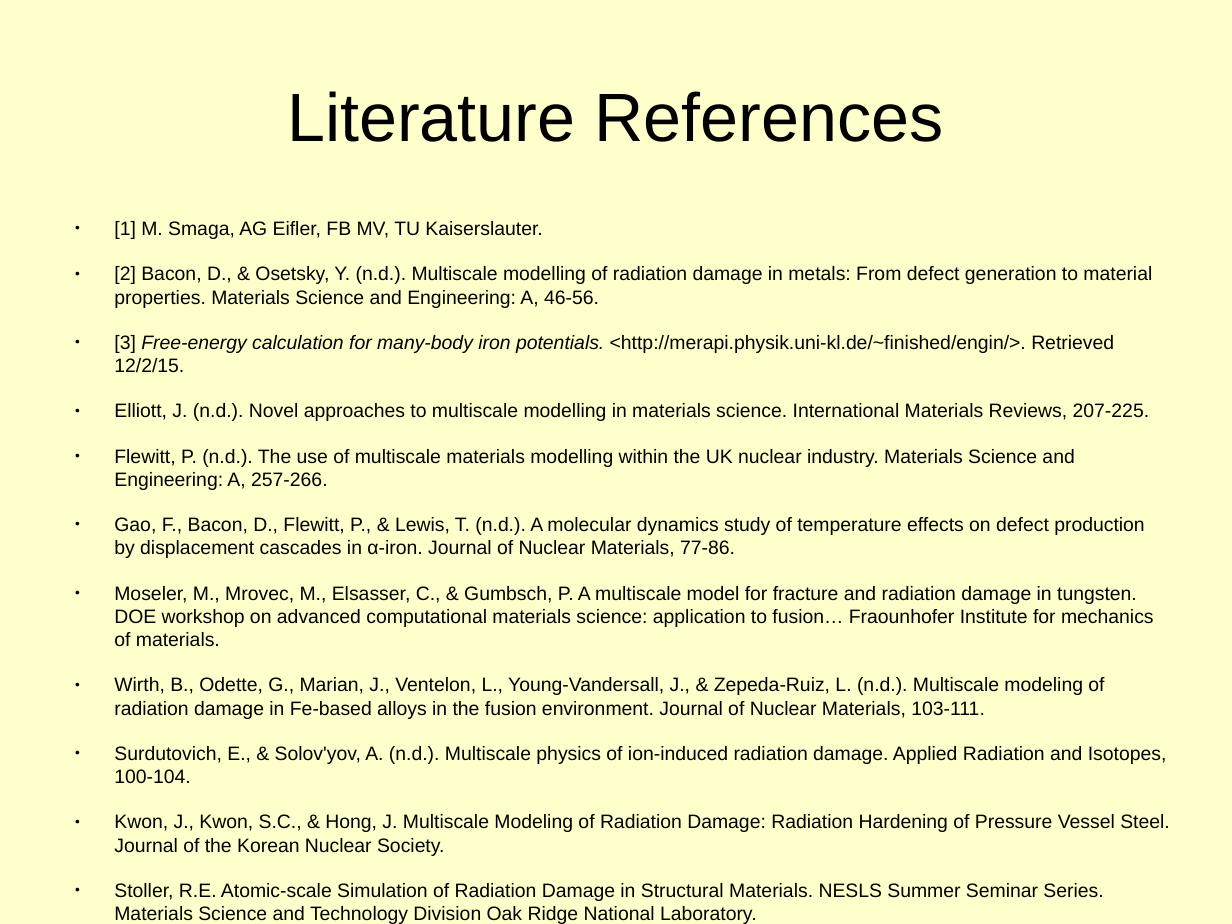
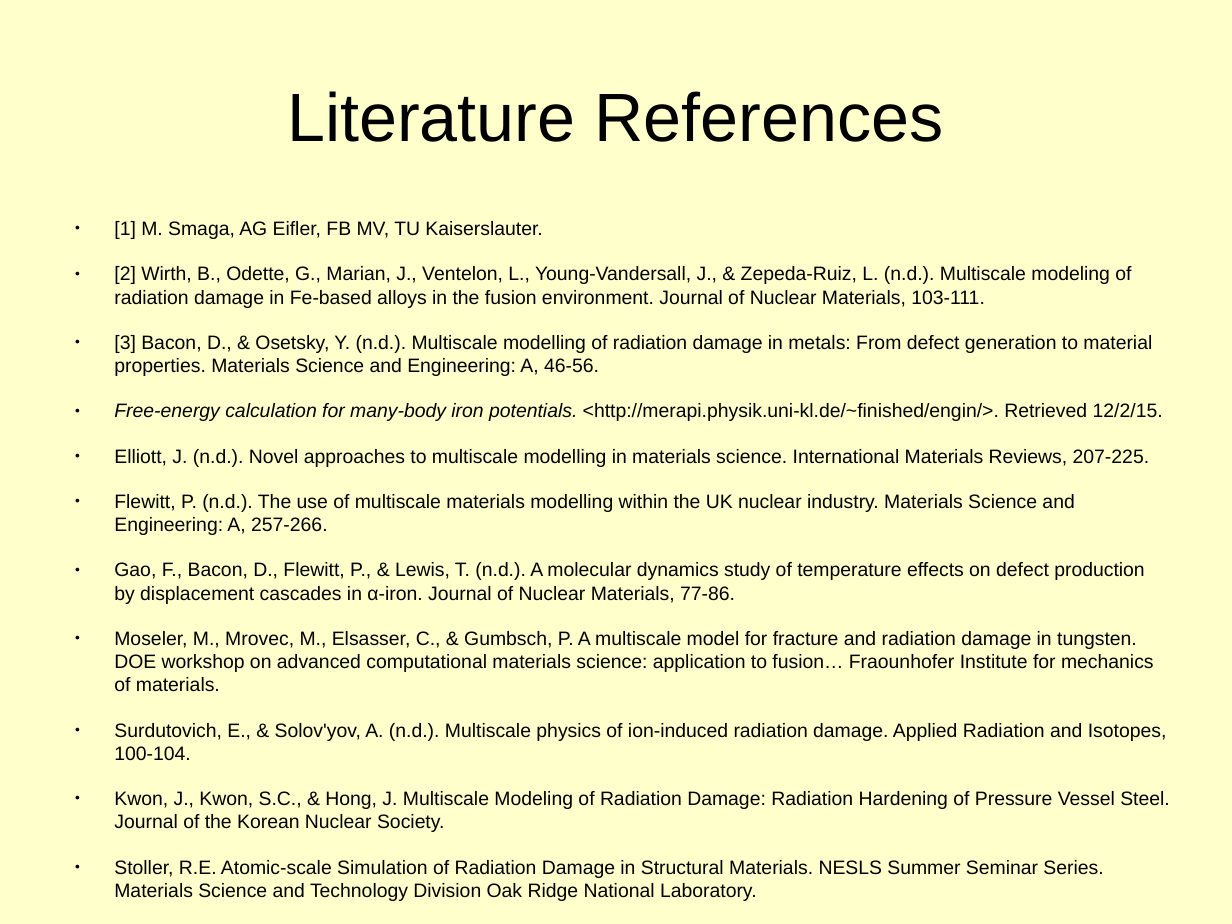
Before and after one commit to winter-muted/MmMmP, a slide deck: slide 10 of bberry/presentation/multiscale-irradiation-methods-review.odp. Drawn at 1232x924 pixels with LibreOffice and Linux fonts; fonts in the diff are those of the drawing. Boxes give left, top, right and bottom in pixels: in the first picture for what was removed or moved away, otherwise in the second. Text is boxed around its words. In the diff, an @@ line names an element or a change of style, - is before the commit and + after.

Commit message:
finished presentation.

```diff
--- a/bberry/presentation/multiscale-irradiation-methods-review.odp
+++ b/bberry/presentation/multiscale-irradiation-methods-review.odp
@@ text at (x1=114, y1=266, x2=1163, y2=421): text changed @@
-● [2] Bacon, D., & Osetsky, Y. (n.d.). Multiscale modelling of radiation damage in metals: From defect generation to material properties. Materials Science and Engineering: A, 46-56.
-● [3] Free-energy calculation for many-body iron potentials. <http://merapi.physik.uni-kl.de/~finished/engin/>. Retrieved 12/2/15.
+● [2] Wirth, B., Odette, G., Marian, J., Ventelon, L., Young-Vandersall, J., & Zepeda-Ruiz, L. (n.d.). Multiscale modeling of radiation damage in Fe-based alloys in the fusion environment. Journal of Nuclear Materials, 103-111.
+● [3] Bacon, D., & Osetsky, Y. (n.d.). Multiscale modelling of radiation damage in metals: From defect generation to material properties. Materials Science and Engineering: A, 46-56.
+● Free-energy calculation for many-body iron potentials. <http://merapi.physik.uni-kl.de/~finished/engin/>. Retrieved 12/2/15.
@@ text at (x1=114, y1=677, x2=1104, y2=719): paragraph removed @@
-● Wirth, B., Odette, G., Marian, J., Ventelon, L., Young-Vandersall, J., & Zepeda-Ruiz, L. (n.d.). Multiscale modeling of radiation damage in Fe-based alloys in the fusion environment. Journal of Nuclear Materials, 103-111.
```
Also in this commit, not shown: 3 other slides changed, 1 other file.
